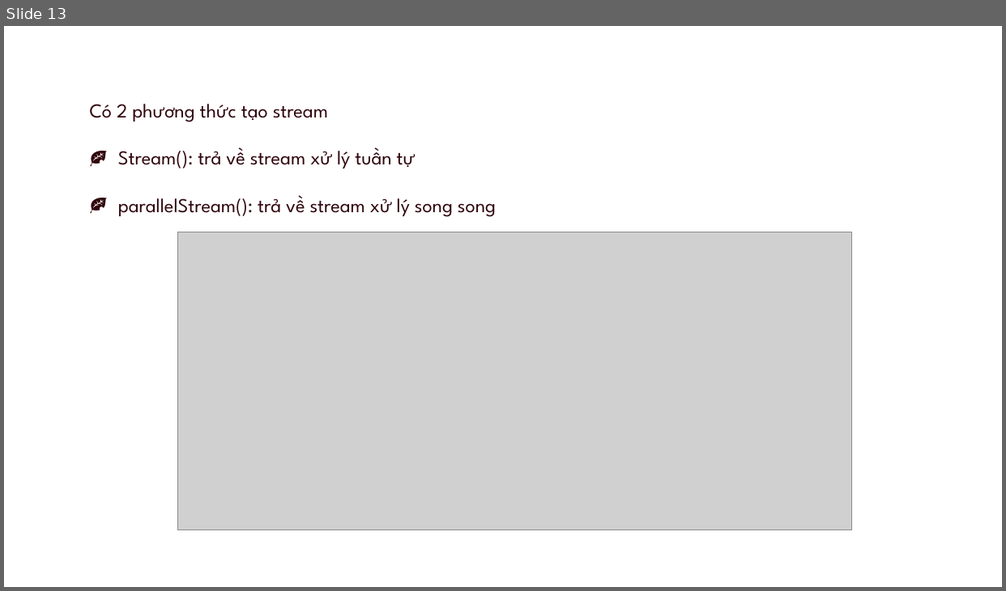
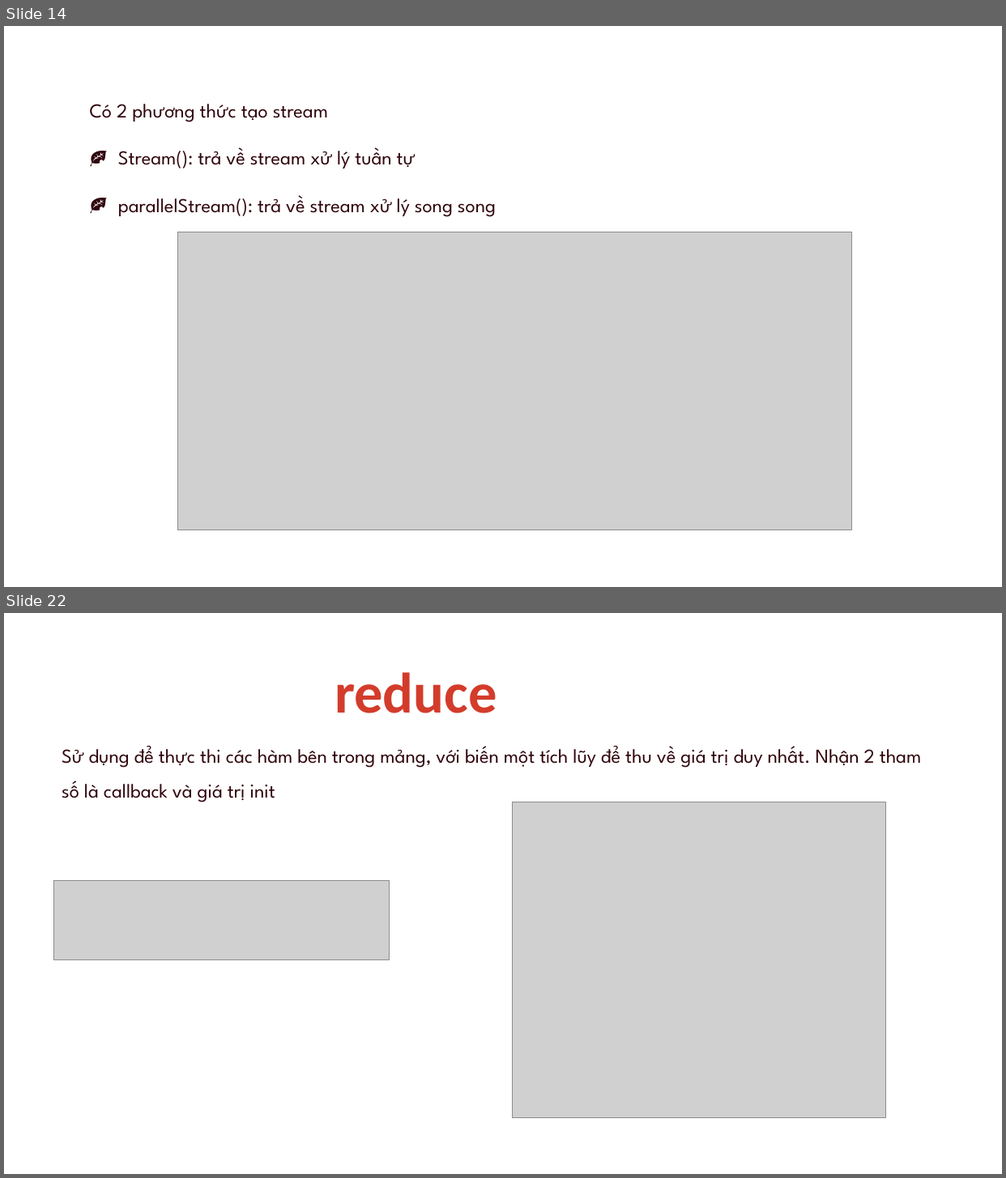
Before and after one commit to goodbyevinh/MyAppChat, a slide deck: Seminar/present.pptx. Shown one above the other, each under a label of ours: slide 13 before the commit, slides 14 and 22 after it; the slides between them are not shown. The pictures are 1006x591 and 1006x1178 pixels, drawn with LibreOffice and Linux fonts; fonts in the diff are those of the drawing; grey boxes stand for pictures. Boxes give left, top, right and bottom in pixels: in the first picture for what was removed or moved away, otherwise in the second. Text is boxed around its words. In the diff, an @@ line names an element or a change of style, - is before the commit and + after.

```diff
--- a/Seminar/present.pptx
+++ b/Seminar/present.pptx
@@ slide 22 added at <box>4,613,1002,1174</box>, background #FFFFFF @@
@@ text added at <box>334,672,496,713</box>, 55 pt, text #D33C2B, bold @@
+reduce
@@ text added at <box>62,746,922,803</box>, 19 pt, text #30050C @@
+Sử dụng để thực thi các hàm bên trong mảng, với biến một tích lũy để thu về giá trị duy nhất. Nhận 2 tham số là callback và giá trị init
@@ picture added at <box>513,803,886,1118</box> @@
@@ picture added at <box>53,881,389,960</box> @@
@@ what was slide 13 is now slide 14 @@
```
Also in this commit, not shown: 7 slides changed, 12 other slides added, 3 slides removed, 11 other files.
